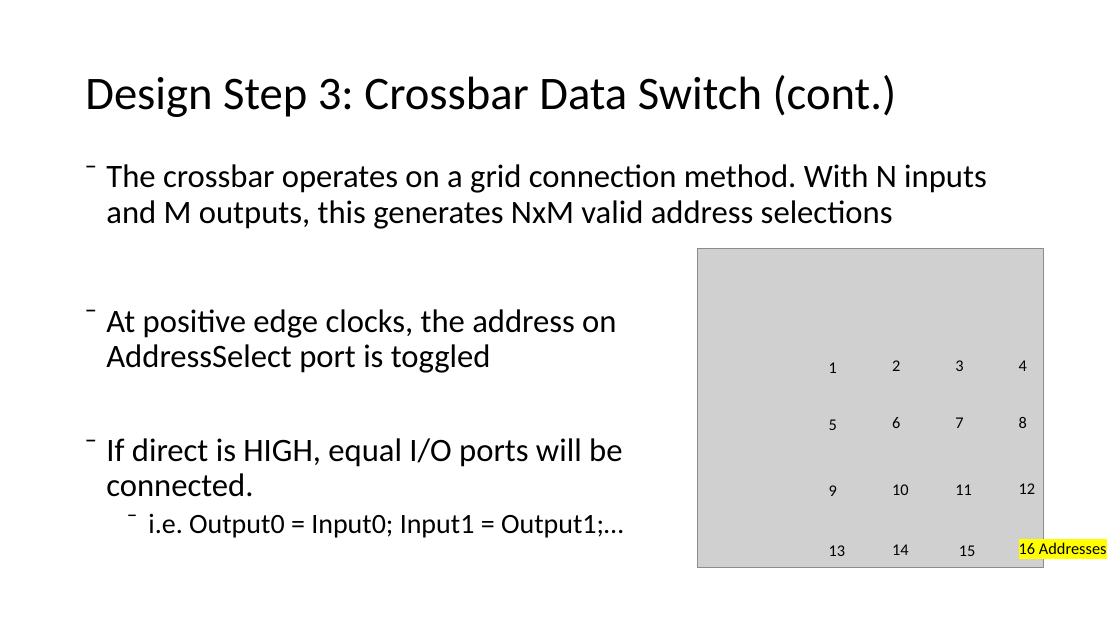
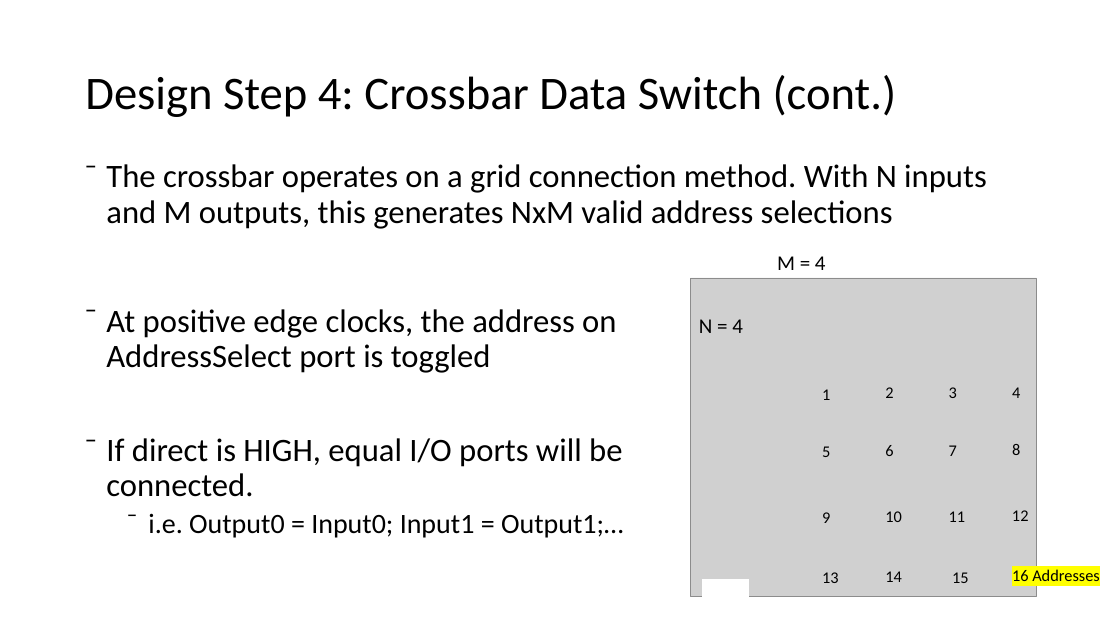
Before and after one commit to monkeyboyfr3sh/ReconHardware, a slide deck: slide 15 of Documents/8_24_2020.pptx. Drawn at 1120x630 pixels with LibreOffice and Linux fonts; fonts in the diff are those of the drawing; grey boxes stand for pictures. Boxes give left, top, right and bottom in pixels: in the first picture for what was removed or moved away, otherwise in the second. Text is boxed around its words. In the diff, an @@ line names an element or a change of style, - is before the commit and + after.

```diff
--- a/Documents/8_24_2020.pptx
+++ b/Documents/8_24_2020.pptx
@@ title at (85, 75, 897, 117): text changed @@
-Design Step 3: Crossbar Data Switch (cont.)
+Design Step 4: Crossbar Data Switch (cont.)
@@ text added at (777, 256, 826, 270), 18 pt, text #000000 @@
+M = 4
@@ text added at (699, 319, 743, 333), 18 pt, text #000000 @@
+N = 4
@@ 4 texts, 1 picture: place and size @@
-4 texts, 1 picture at (697, 249, 1043, 567)
+4 texts, 1 picture at (691, 278, 1036, 597)
@@ 12 texts: place and size @@
-12 texts at (829, 360, 1107, 556)
+12 texts at (822, 387, 1100, 583)
@@ rectangle added at (702, 580, 749, 602), fill #FFFFFF, outline #FFFFFF 1 pt @@
```
Also in this commit, not shown: 5 other slides changed, 1 slide added, 1 other file.
